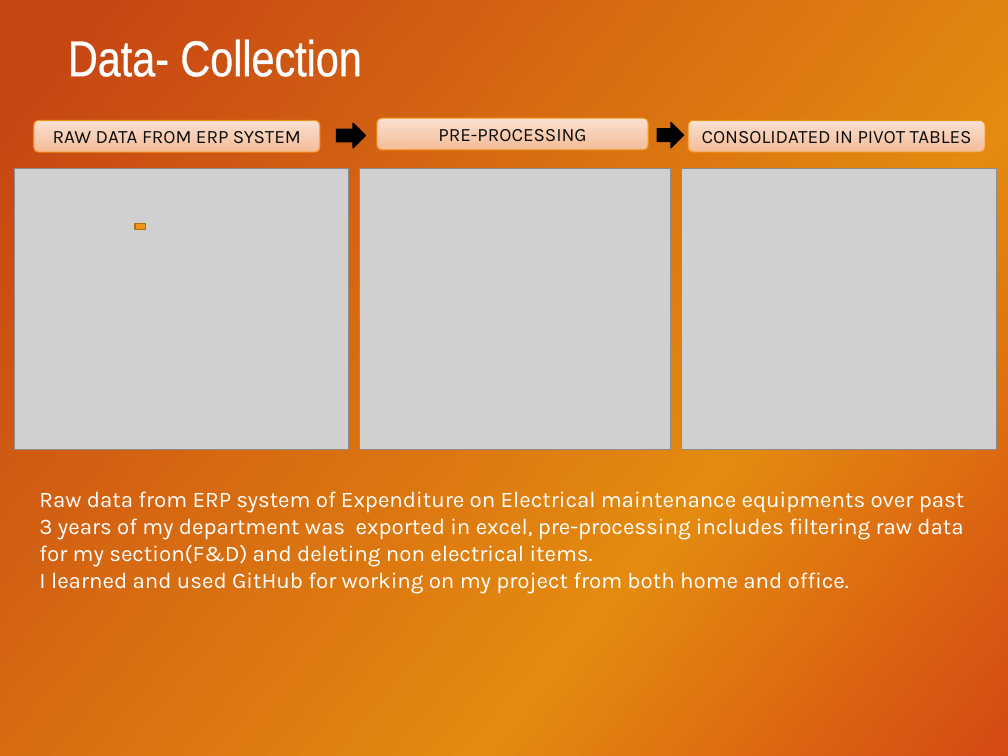
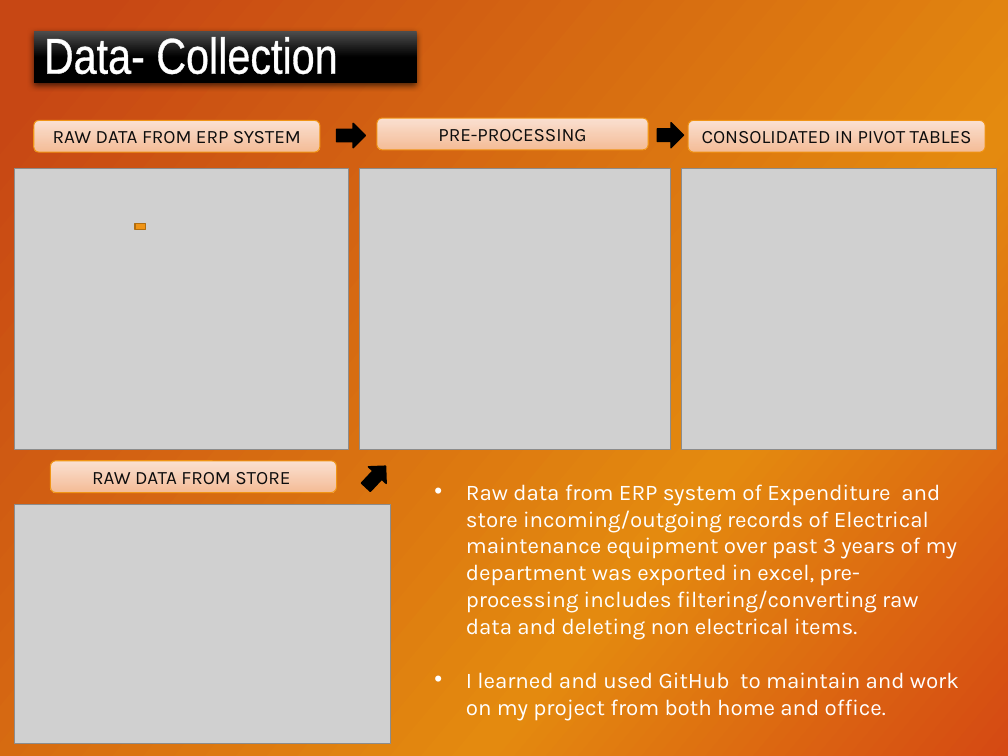
Before and after one commit to hem436/506761, a slide deck: slide 2 of MY CAPSTONE PROJECT-.pptx. Drawn at 1008x756 pixels with LibreOffice and Linux fonts; fonts in the diff are those of the drawing; grey boxes stand for pictures. Boxes give left, top, right and bottom in pixels: in the first picture for what was removed or moved away, otherwise in the second. Text is boxed around its words. In the diff, an @@ line names an element or a change of style, - is before the commit and + after.

```diff
--- a/MY CAPSTONE PROJECT-.pptx
+++ b/MY CAPSTONE PROJECT-.pptx
@@ title "Data- Collection": place and size @@
-title "Data- Collection" at box(68, 39, 361, 77)
+title "Data- Collection" at box(34, 31, 417, 84)
@@ title "Data- Collection" at box(34, 31, 417, 84): fill none to gradient #4D4D4D to #000000; shadow on @@
@@ rounded rectangle added at box(50, 461, 337, 493), fill gradient #FAE1D1 to #F5BD98, outline #F09415 0.75 pt, 13.5 pt, text #0D0D0D @@
+RAW DATA FROM STORE
@@ right arrow added at box(357, 458, 394, 496), fill #000000, outline #000000 1 pt @@
@@ picture added at box(14, 504, 390, 744) @@
@@ text at box(466, 484, 959, 721): text changed @@
-Raw data from ERP system of Expenditure on Electrical maintenance equipments over past 3 years of my department was exported in excel, pre-processing includes filtering raw data for my section(F&D) and deleting non electrical items.
-I learned and used GitHub for working on my project from both home and office.
+• Raw data from ERP system of Expenditure and store incoming/outgoing records of Electrical maintenance equipment over past 3 years of my department was exported in excel, pre-processing includes filtering/converting raw data and deleting non electrical items.
+• I learned and used GitHub to maintain and work on my project from both home and office.
```
Also in this commit, not shown: 4 other slides changed, 2 other files.
